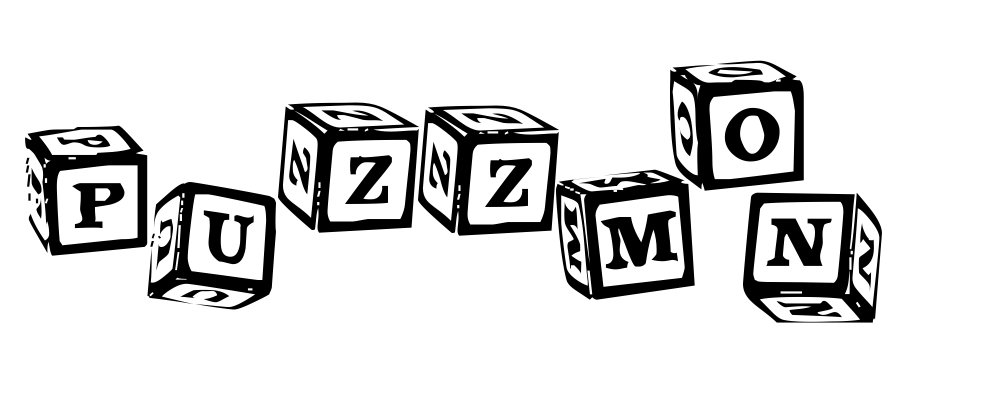
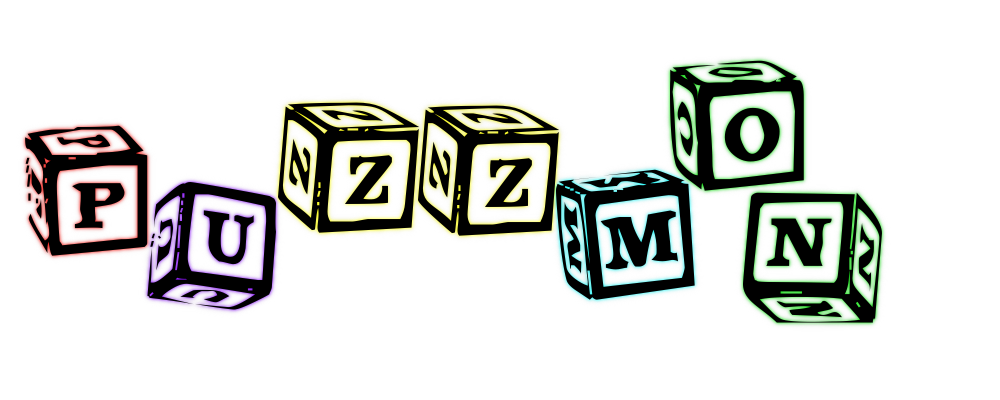
Layered file, before and after one edit (1000 × 400). Changes by layer:
showed "P", painted on it over (20, 56, 887, 328)
added layer "Copia de Copia de P" over (20, 56, 887, 329)
